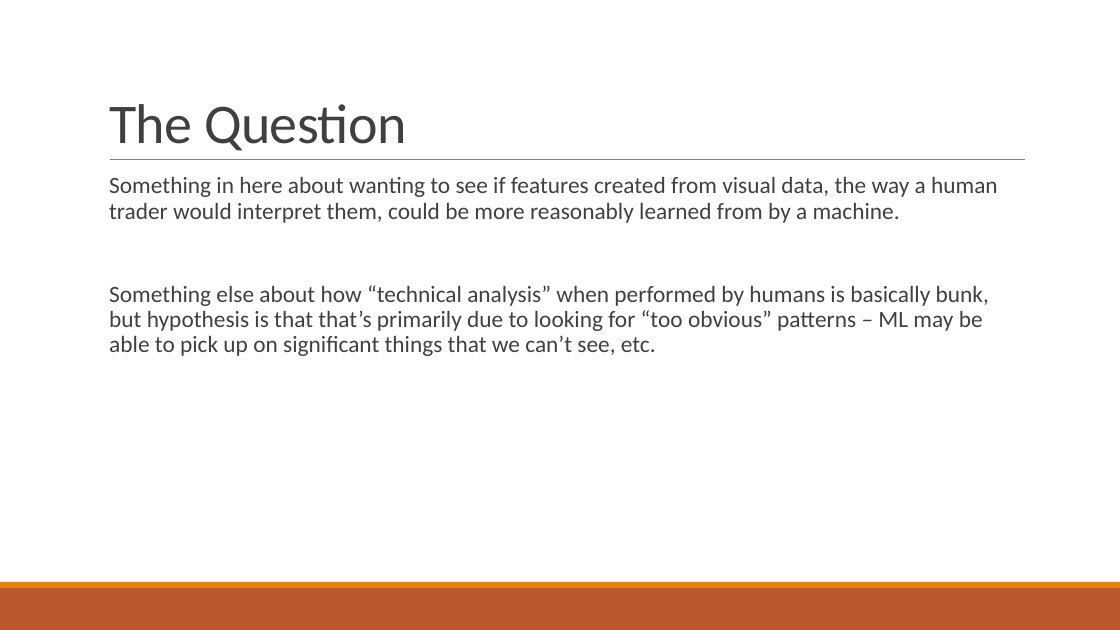
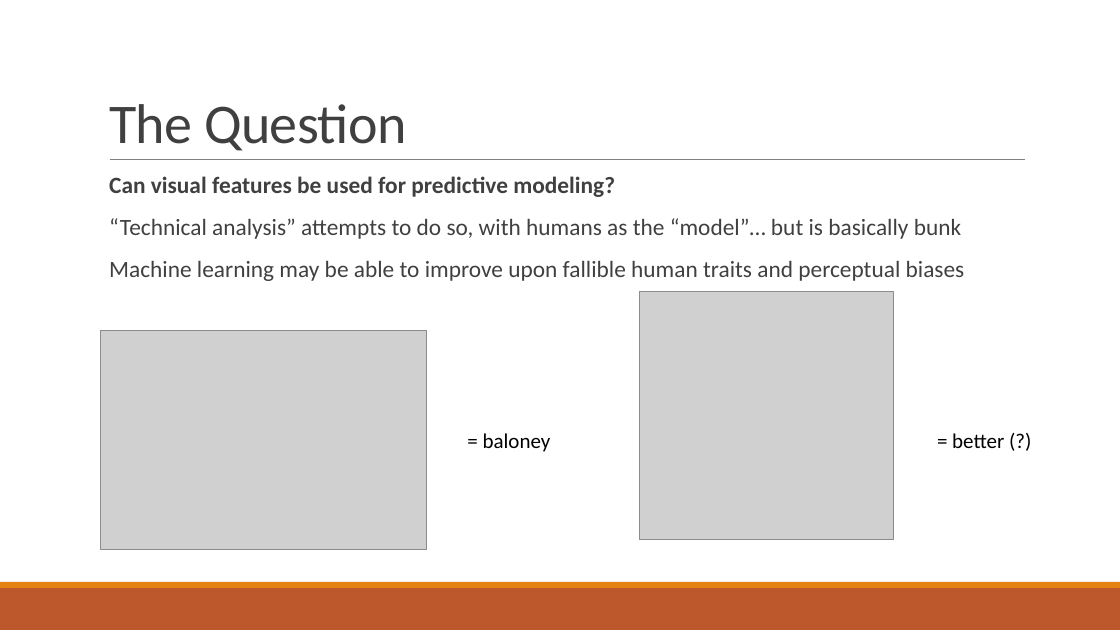
Before and after one commit to afcarl/TS_Project, a slide deck: slide 2 of project_presentation.pptx. Drawn at 1120x630 pixels with LibreOffice and Linux fonts; fonts in the diff are those of the drawing; grey boxes stand for pictures. Boxes give left, top, right and bottom in pixels: in the first picture for what was removed or moved away, otherwise in the second. Text is boxed around its words. In the diff, an @@ line names an element or a change of style, - is before the commit and + after.

```diff
--- a/project_presentation.pptx
+++ b/project_presentation.pptx
@@ text at (109, 176, 965, 281): text changed @@
-  Something in here about wanting to see if features created from visual data, the way a human trader would interpret them, could be more reasonably learned from by a machine.
-  Something else about how “technical analysis” when performed by humans is basically bunk, but hypothesis is that that’s primarily due to looking for “too obvious” patterns – ML may be able to pick up on significant things that we can’t see, etc.
+  Can visual features be used for predictive modeling?
+  “Technical analysis” attempts to do so, with humans as the “model”… but is basically bunk
+  Machine learning may be able to improve upon fallible human traits and perceptual biases
@@ picture added at (639, 292, 893, 539) @@
@@ picture added at (101, 331, 426, 549) @@
@@ text added at (483, 433, 551, 452), 18 pt, text #000000 @@
+= baloney
@@ text added at (952, 433, 1004, 448), 18 pt, text #000000 @@
+= better (?)
```
Also in this commit, not shown: 3 other slides changed, 3 slides added, 2 slides removed.
